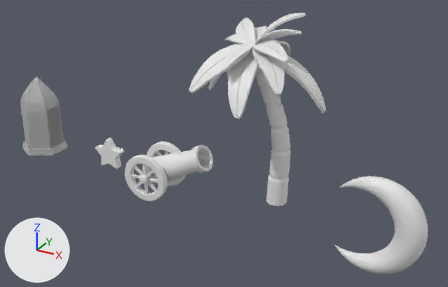
The Blender file Crescent Moon .blend, before and after one commit.
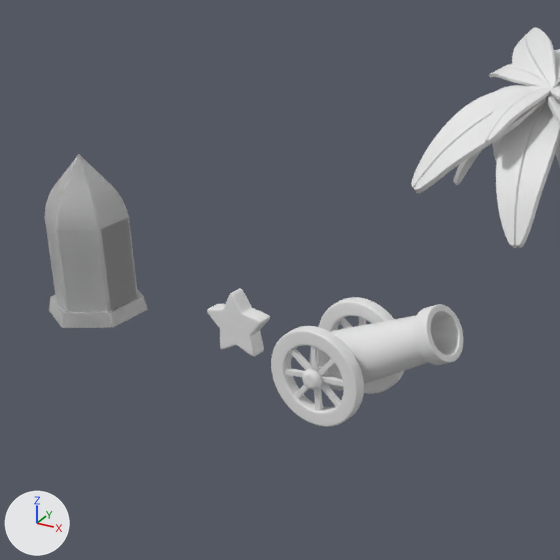
There are two pictures of each version: one whole from a 50 mm lens placed at (4.95, -11.48, 6.89), pointed at (-1.47, 0.18, 1.06), one close up on the part from 0% to 57% of the width and 2% to 91% of the height. The lights are fixed; the arrows at lower left show +X, +Y and +Z.
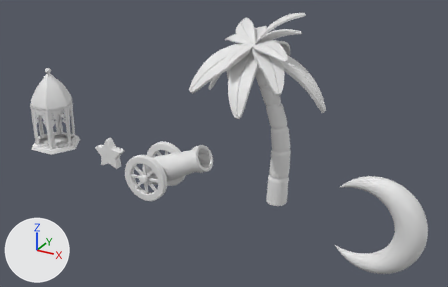
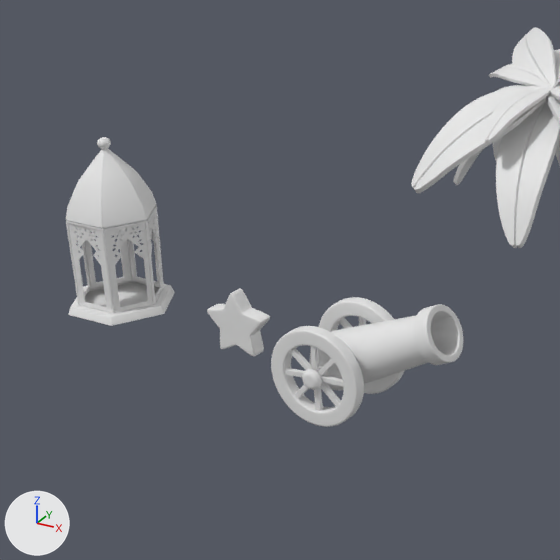
Pixel boxes [x1, y1, x2, y2] of what changed, in the close-ups (560 x 560 px):
'Plane.017', added
    after: [66, 137, 175, 326]
'Cylinder.003', deleted
    before: [45, 154, 148, 328]

What changed in the scene script:
```text
Add me_plane_003:
    me_plane_003.from_pydata(...)  # 7186 vertices, 5294 faces; spans x -0.6..0.59, y -0.68..0.67, z -0.99..1.18
    me_plane_003.polygons.foreach_set('use_smooth', [True] * 5294)
    # faces by material slot: [3824, 1470]
Remove ob_cylinder_003:
    ob_cylinder_003 = bpy.data.objects.new('Cylinder.003', me_cylinder_003)
    ob_cylinder_003.location = (-6.98, -0.07, 0.59)
    ob_cylinder_003.scale = (0.525, 0.525, 0.539)
    _m = ob_cylinder_003.modifiers.new('Mirror', 'MIRROR')
Add ob_plane_017:
    ob_plane_017 = bpy.data.objects.new('Plane.017', me_plane_003)
    ob_plane_017.location = (-6.61, 0.0, 1.0)
    ob_plane_017.rotation_euler = (0.0, 0.0, 0.524)  # degrees (0, 0, 30)
```
